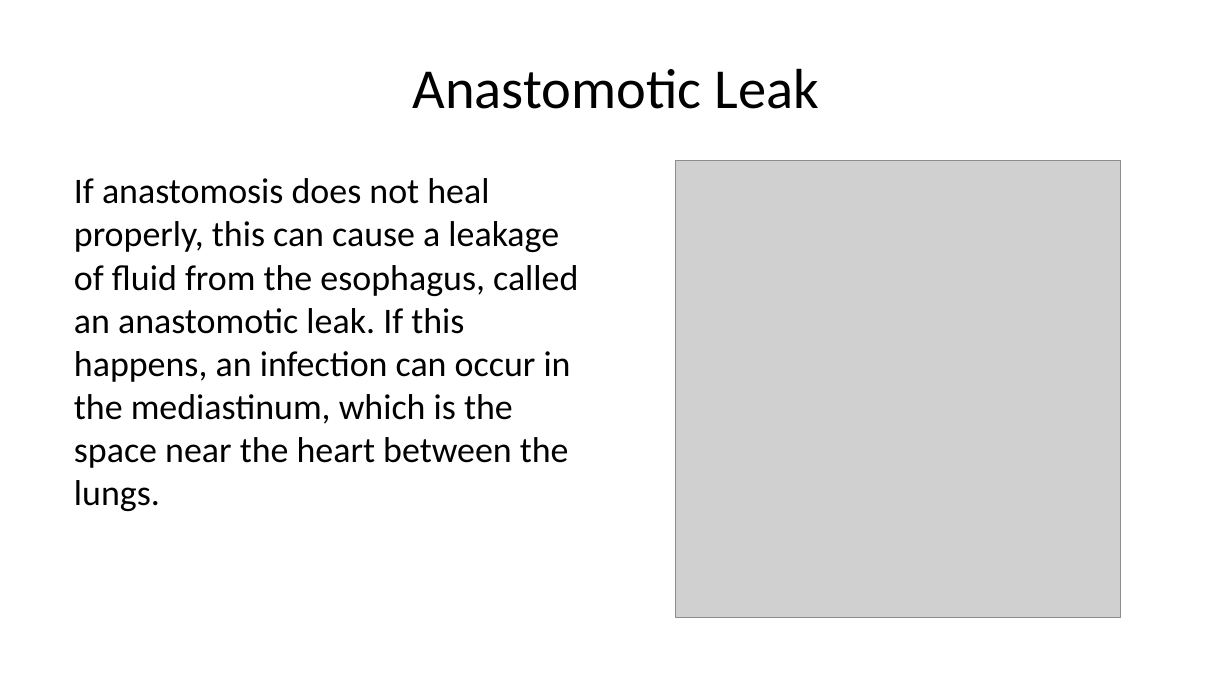
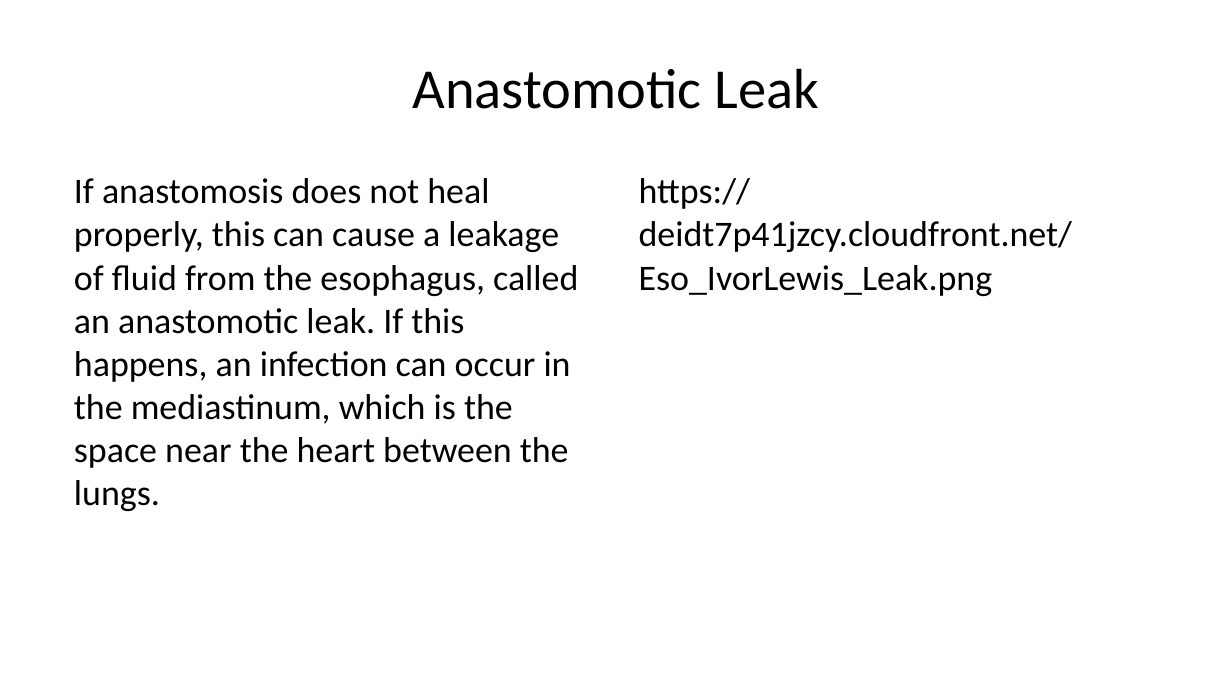
Before and after one commit to jcsalo/patient_education, a slide deck: slide 14 of lci_surgery.pptx. Drawn at 1232x693 pixels with LibreOffice and Linux fonts; fonts in the diff are those of the drawing; grey boxes stand for pictures. Boxes give left, top, right and bottom in pixels: in the first picture for what was removed or moved away, otherwise in the second. Text is boxed around its words. In the diff, an @@ line names an element or a change of style, - is before the commit and + after.

```diff
--- a/lci_surgery.pptx
+++ b/lci_surgery.pptx
@@ text added at (639,178,1072,296), 21 pt, text #000000 @@
+https://deidt7p41jzcy.cloudfront.net/Eso_IvorLewis_Leak.png
@@ picture removed at (676,161,1121,618) @@
```
Also in this commit, not shown: 1 other slide changed, 29 other files.
